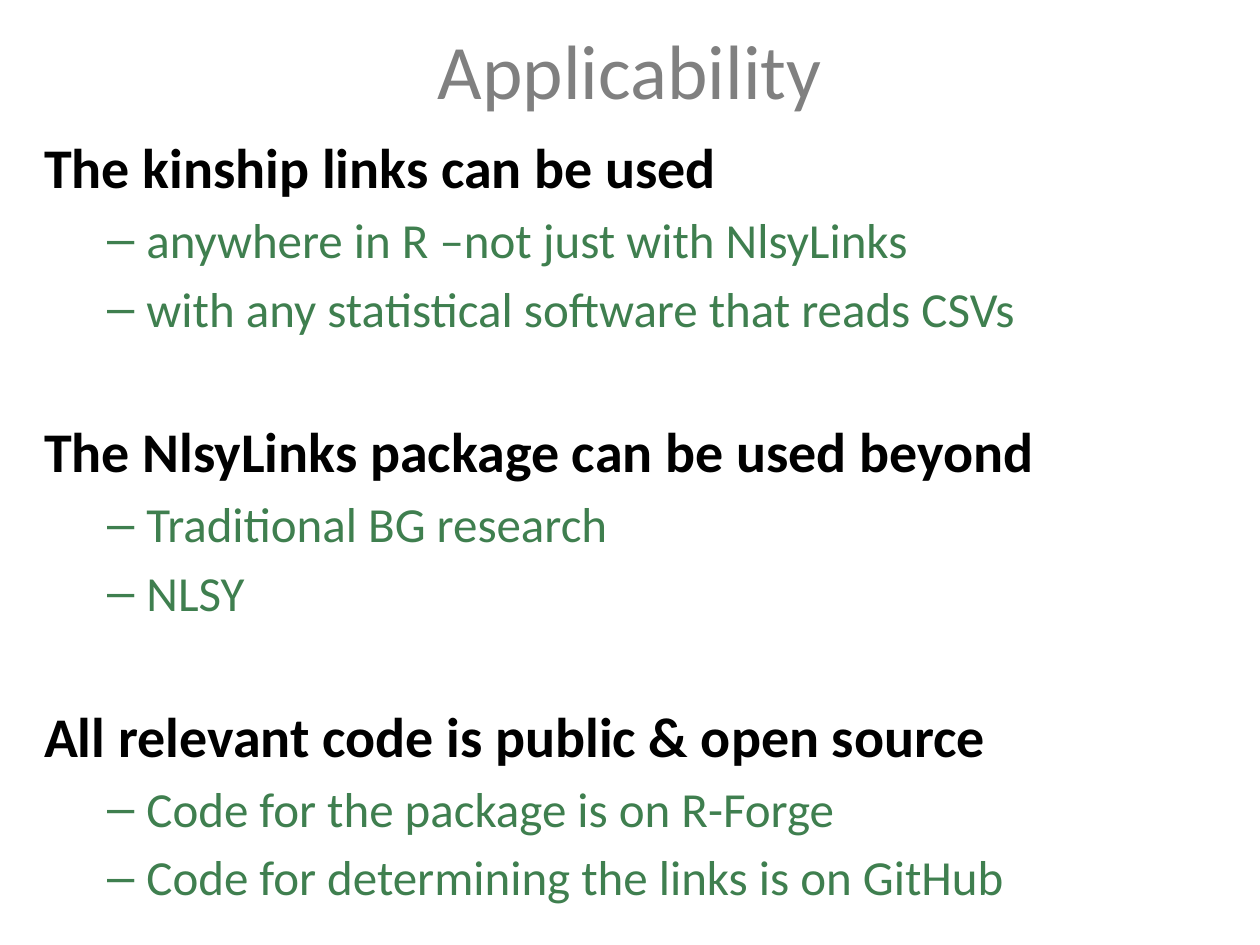
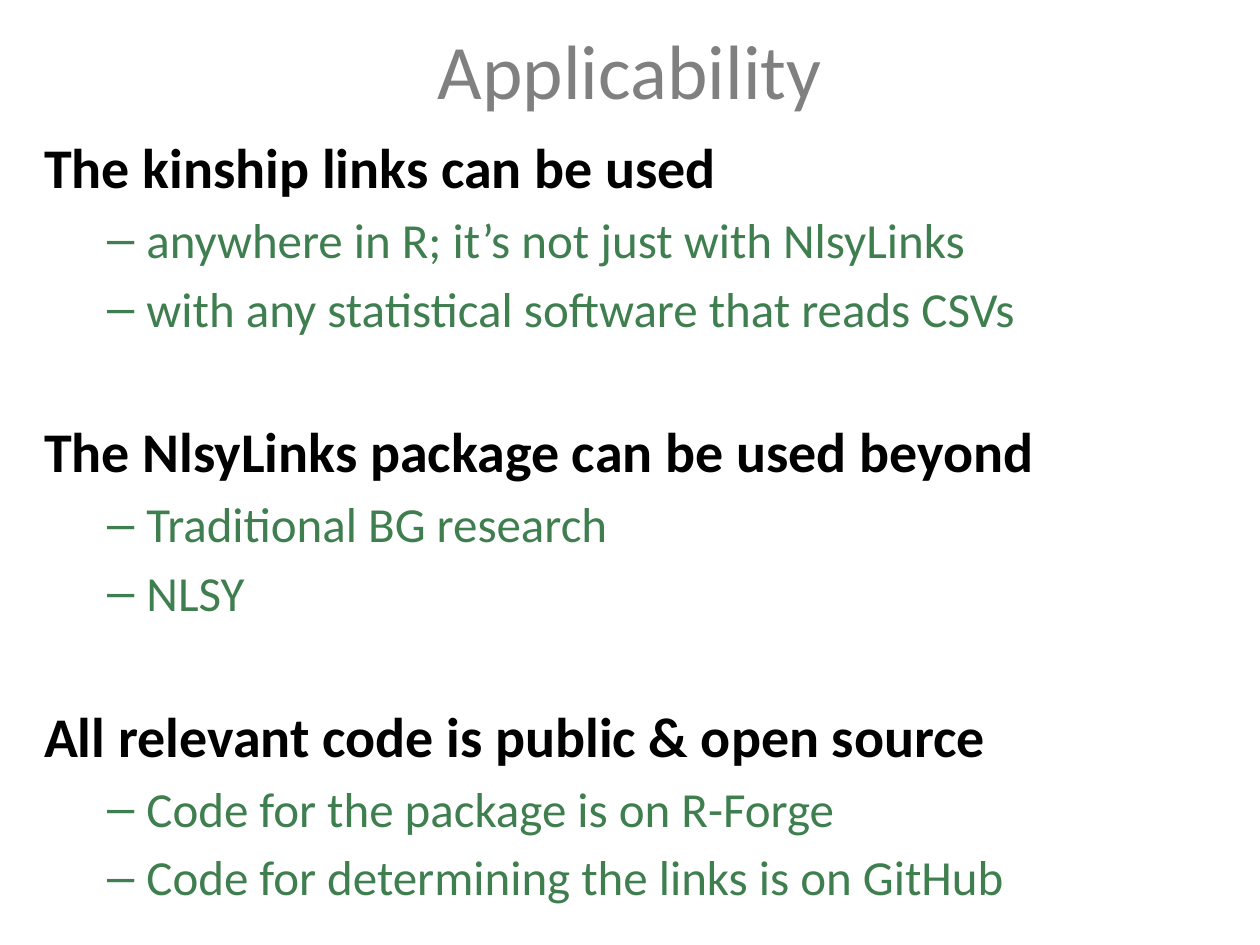
Before and after one commit to LiveOak/NlsyLinksDetermination, a slide deck: slide 26 of Publications/2013France/BeasleyBga2013-NlsyLinks.pptx (slide 25 before the commit). Drawn at 1260x945 pixels with LibreOffice and Linux fonts; fonts in the diff are those of the drawing. Boxes give left, top, right and bottom in pixels: in the first picture for what was removed or moved away, otherwise in the second. Text is boxed around its words. In the diff, an @@ line names an element or a change of style, - is before the commit and + after.

```diff
--- a/Publications/2013France/BeasleyBga2013-NlsyLinks.pptx
+++ b/Publications/2013France/BeasleyBga2013-NlsyLinks.pptx
@@ text at box(146, 223, 965, 267): text changed @@
-  – anywhere in R –not just with NlsyLinks
+  – anywhere in R; it’s not just with NlsyLinks
```
Also in this commit, not shown: 10 other slides changed, 2 slides added, 1 slide removed.
